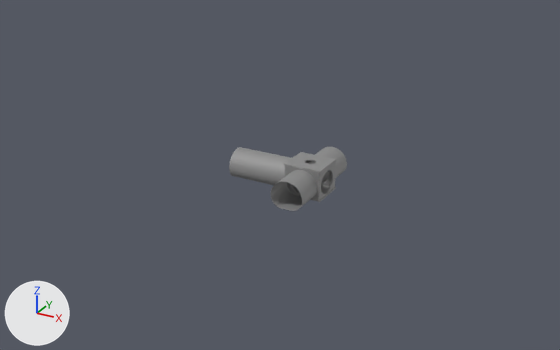
Renders of the OBJ model assets_models/map/map.obj from each side of a commit.
The view is the same before and after, from a 50 mm lens placed at (43.3, -73.2, 38.7), pointed at (1.7, 2.5, 0.8). Every picture has the same lights, and +X, +Y and +Z are marked at lower left. Where no turn or scale is listed for an object, it has been applied to the vertices.

The first picture shows 'map'.
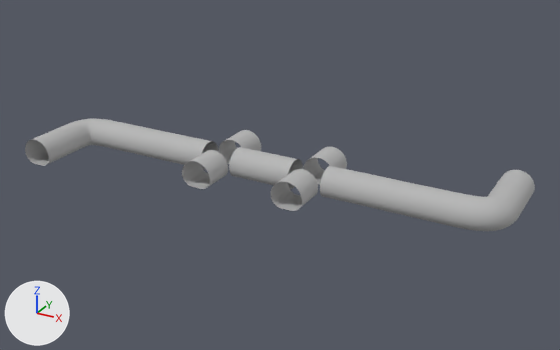
Commit message: map update

Pixel boxes (x1, y1, x2, y2) of what changed, in the pictures (560 x 350 px):
```json
{"object": "map", "change": "reshaped", "before": [229, 147, 347, 211], "after": [25, 119, 535, 231], "on screen": "329% wider, 74% taller"}
{"part": 1, "of": "me_map", "change": "added", "after": [320, 166, 396, 210]}
{"part": 2, "of": "me_map", "change": "added", "after": [149, 131, 184, 163]}
{"part": 3, "of": "me_map", "change": "added", "after": [174, 136, 218, 170]}
{"part": 4, "of": "me_map", "change": "added", "after": [182, 150, 228, 189]}
{"part": 5, "of": "me_map", "change": "added", "after": [218, 130, 261, 164]}
{"part": 6, "of": "me_map", "change": "added", "after": [383, 170, 535, 231]}
{"part": 7, "of": "me_map", "change": "added", "after": [25, 119, 160, 166]}
{"part": 8, "of": "me_map", "change": "deleted", "before": [284, 152, 336, 202]}
{"part": 9, "of": "me_map", "change": "recoloured", "before": [229, 147, 347, 211], "after": [229, 147, 347, 211]}
```

Scene script edits in JSON lines:
```json
{"op": "add", "block": "mat_phong2sg", "code": ["mat_phong2sg = principled_material('phong2SG')", "mat_phong2sg.base_color = (0.5, 0.5, 0.5)  # grey #bcbcbc", "mat_phong2sg.metallic = 0.17", "mat_phong2sg.roughness = 0.826"]}
{"block": "me_map", "where": "# used by ob_map; location = (0.0, 0.0, 0.0)"}
{"op": "remove", "block": "me_map", "code": "me_map.from_pydata(...)  # 732 vertices, 980 faces; spans x -4.02..8.36, y -4.02..8.01, z -0.15..3.64"}
{"op": "add", "block": "me_map", "code": "me_map.from_pydata(...)  # 2880 vertices, 4440 faces; spans x -29.91..29.84, y -7.85..11.84, z -0.02..3.41"}
{"block": "me_map", "change": "me_map part 1: the loose piece of 120 vertices spanning x -4.02..0.02, y -0.01..3.99, z 0.0..3.41 is copied, and the copy is scaled about its middle by (2.01, 1, 1), then moved by (14.3, 0.0, 0.0), in mat_phong2sg (grey #bcbcbc); it spans x 8.25..16.34, y -0.01..3.99, z 0.0..3.41"}
{"block": "me_map", "change": "me_map part 2: the loose piece of 120 vertices spanning x -4.02..0.02, y -0.01..3.99, z 0.0..3.41 is copied, and the copy is moved by (-12.19, 0.0, 0.0), in mat_phong2sg (grey #bcbcbc); it spans x -16.21..-12.17, y -0.01..3.99, z 0.0..3.41"}
{"block": "me_map", "change": "me_map part 3: the loose piece of 120 vertices spanning x -4.02..0.02, y -0.01..3.99, z 0.0..3.41 is copied, and the copy is moved by (-8.2, 0.0, 0.0), in mat_phong2sg (grey #bcbcbc); it spans x -12.22..-8.19, y -0.01..3.99, z 0.0..3.41"}
{"block": "me_map", "change": "me_map part 4: the loose piece of 120 vertices spanning x 4.03..8.03, y -4.02..0.01, z 0.0..3.41 is copied, and the copy is moved by (-12.19, 0.0, 0.0), in mat_phong2sg (grey #bcbcbc); it spans x -8.16..-4.16, y -4.02..0.01, z 0.0..3.41"}
{"block": "me_map", "change": "me_map part 5: the loose piece of 120 vertices spanning x 4.03..8.03, y 3.98..8.01, z 0.0..3.41 is copied, and the copy is moved by (-12.19, 0.0, 0.0), in mat_phong2sg (grey #bcbcbc); it spans x -8.16..-4.16, y 3.98..8.01, z 0.0..3.41"}
{"block": "me_map", "change": "me_map part 6: a new loose piece of 900 vertices spanning x 16.02..29.84, y -0.04..11.84, z -0.02..3.4, in mat_phong2sg (grey #bcbcbc)"}
{"block": "me_map", "change": "me_map part 7: a new loose piece of 900 vertices spanning x -29.91..-16.1, y -7.85..4.02, z -0.02..3.4, in mat_phong2sg (grey #bcbcbc)"}
{"block": "me_map", "change": "me_map part 8: 6 loose pieces with 252 vertices, spanning x 3.63..8.36, y -0.32..4.31, z -0.15..3.64, are deleted"}
{"block": "me_map", "change": "me_map part 9: 480 faces spanning x -4.02..8.03, y -4.02..8.01, z 0.0..3.41 switch from mat_material (grey #999999) to mat_phong2sg (grey #bcbcbc)"}
```
